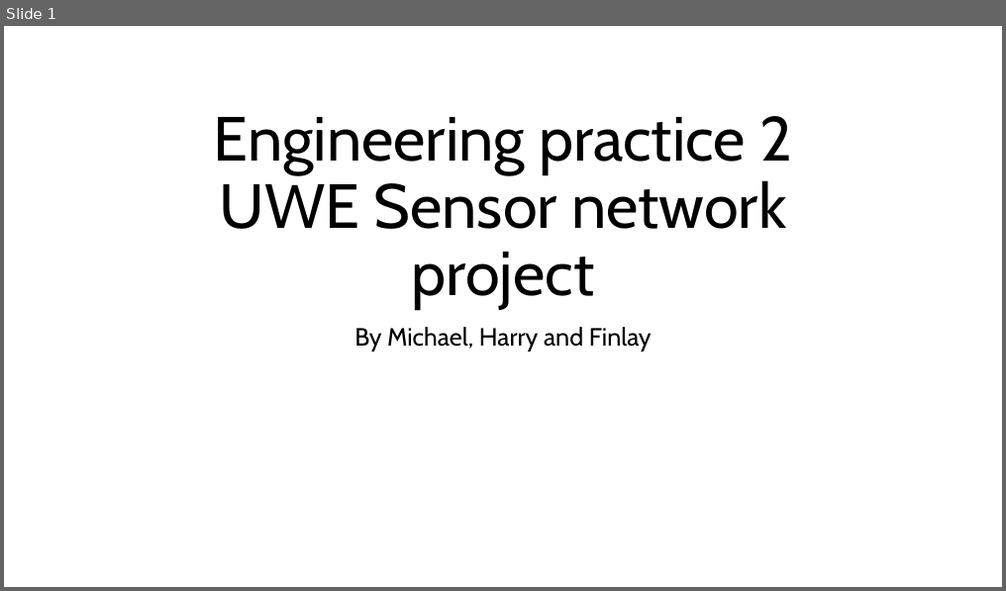
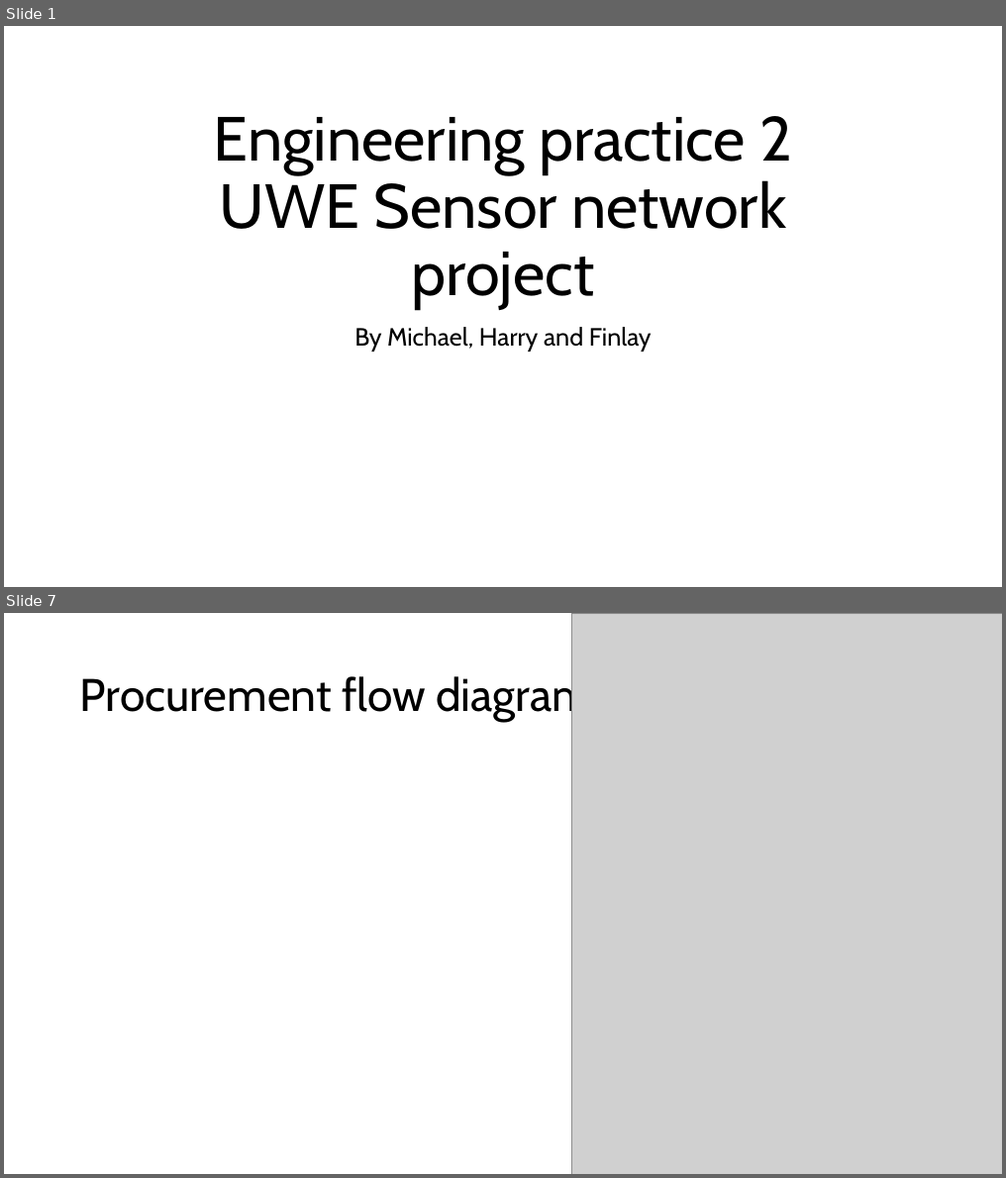
Before and after one commit to FinlaySlater/Engineering-practice-2, a slide deck: Project Documents/6. Overall Presentation Doc/Engineering practice 2 presentation.pptx. Shown one above the other, each under a label of ours: slide 1 before the commit, slides 1 and 7 after it; the slides between them are not shown. The pictures are 1006x591 and 1006x1178 pixels, drawn with LibreOffice and Linux fonts; fonts in the diff are those of the drawing; grey boxes stand for pictures. Boxes give left, top, right and bottom in pixels: in the first picture for what was removed or moved away, otherwise in the second. Text is boxed around its words. In the diff, an @@ line names an element or a change of style, - is before the commit and + after.

Commit message:
add procurement flow diagram and scheduling

```diff
--- a/Project Documents/6. Overall Presentation Doc/Engineering practice 2 presentation.pptx
+++ b/Project Documents/6. Overall Presentation Doc/Engineering practice 2 presentation.pptx
@@ slide 7 added at <box>4,613,1002,1174</box>, background #FFFFFF @@
@@ picture added at <box>571,613,1002,1174</box> @@
@@ title added at <box>80,672,592,722</box>, 44 pt, text #000000 @@
+Procurement flow diagram
```
Also in this commit, not shown: 4 slides changed, 2 other slides added, 8 other files.
